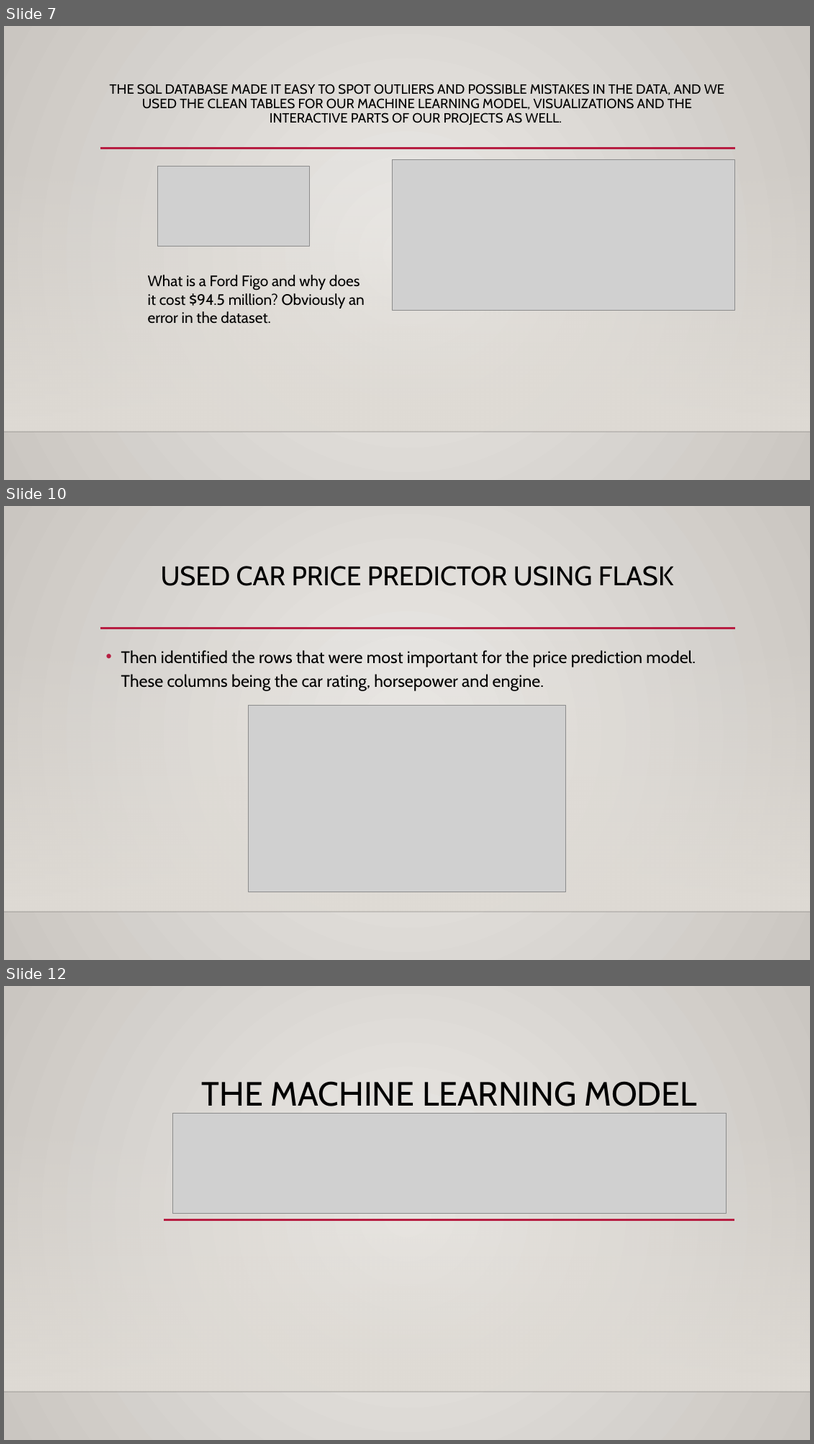
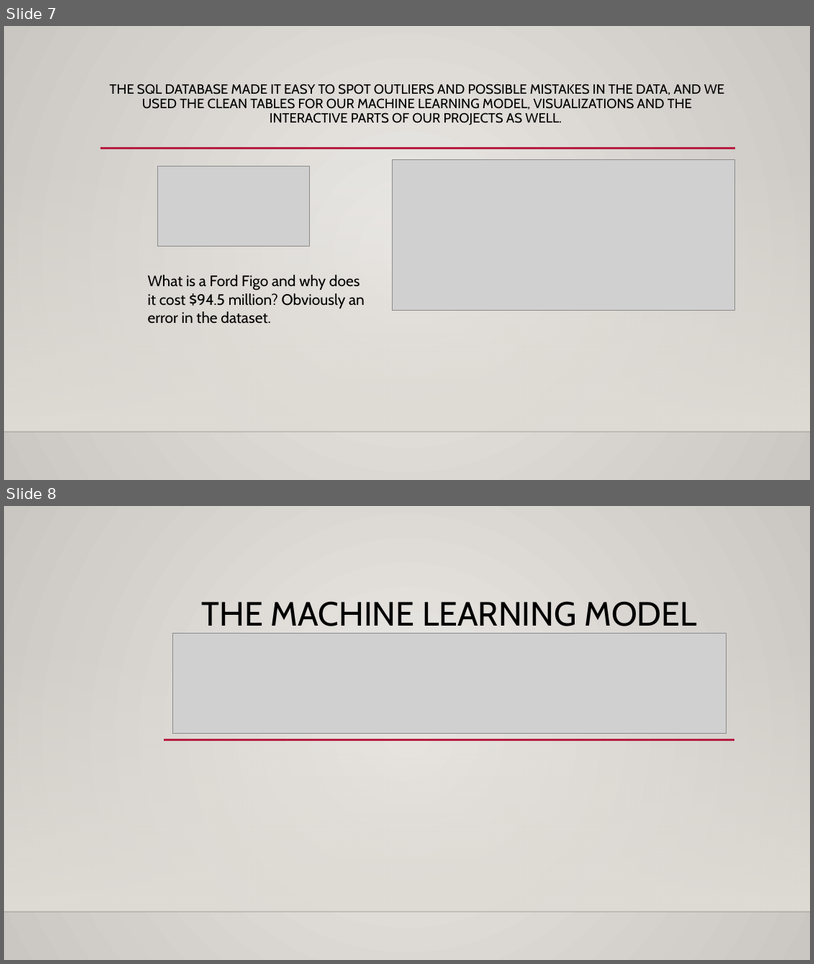
Before and after one commit to colinroberts-data-analytics-portfolio/project4, a slide deck: Project 4 – Car pricing predictor master.pptx. Shown one above the other, each under a label of ours: slides 7, 10 and 12 before the commit, slides 7 and 8 after it; the slides between them are not shown. The pictures are 814x1444 and 814x964 pixels, drawn with LibreOffice and Linux fonts; fonts in the diff are those of the drawing; grey boxes stand for pictures; background and template pictures are left out. Boxes give left, top, right and bottom in pixels: in the first picture for what was removed or moved away, otherwise in the second. Text is boxed around its words. In the diff, an @@ line names an element or a change of style, - is before the commit and + after.

```diff
--- a/Project 4 – Car pricing predictor master.pptx
+++ b/Project 4 – Car pricing predictor master.pptx
@@ slide 10 removed at (4, 506, 810, 960), background gradient #ECEAE7 to #CAC7C1; not listed: 3 template elements that a slide beside it also shows @@
@@ title removed at (161, 566, 674, 586) @@
-USED CAR PRICE PREDICTOR USING FLASK
@@ text removed at (121, 650, 696, 691) @@
-• Then identified the rows that were most important for the price prediction model. These columns being the car rating, horsepower and engine.
@@ picture removed at (248, 705, 566, 892) @@
@@ what was slide 12 is now slide 8 @@
```
Also in this commit, not shown: 3 other slides removed.
